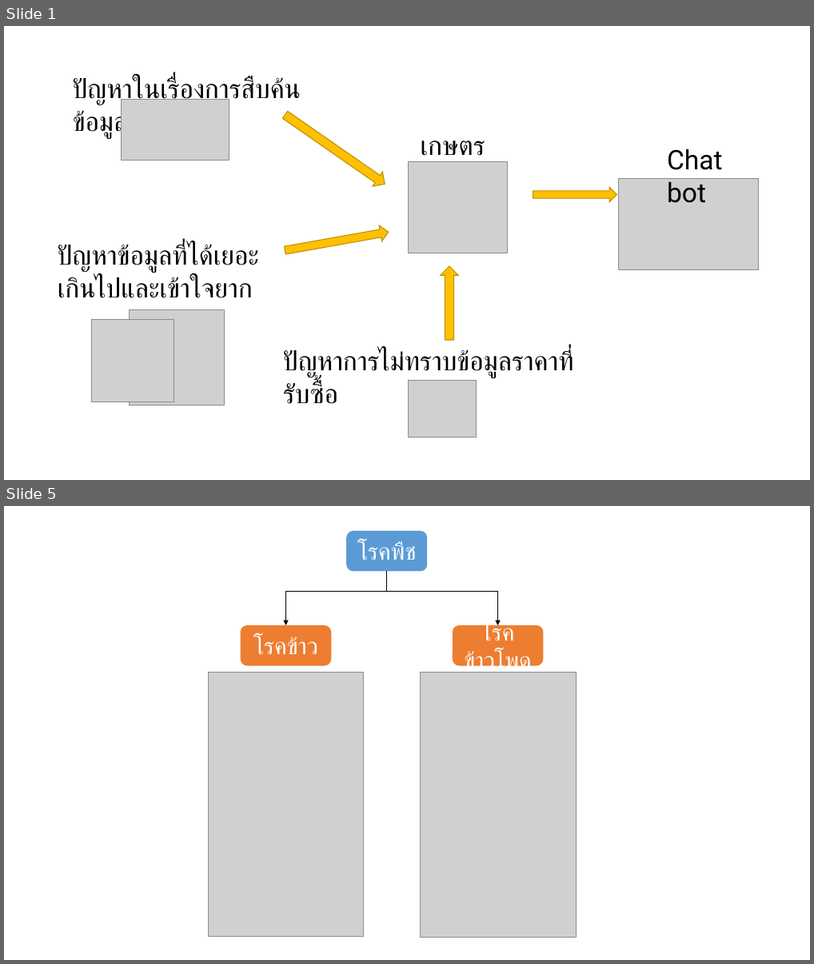
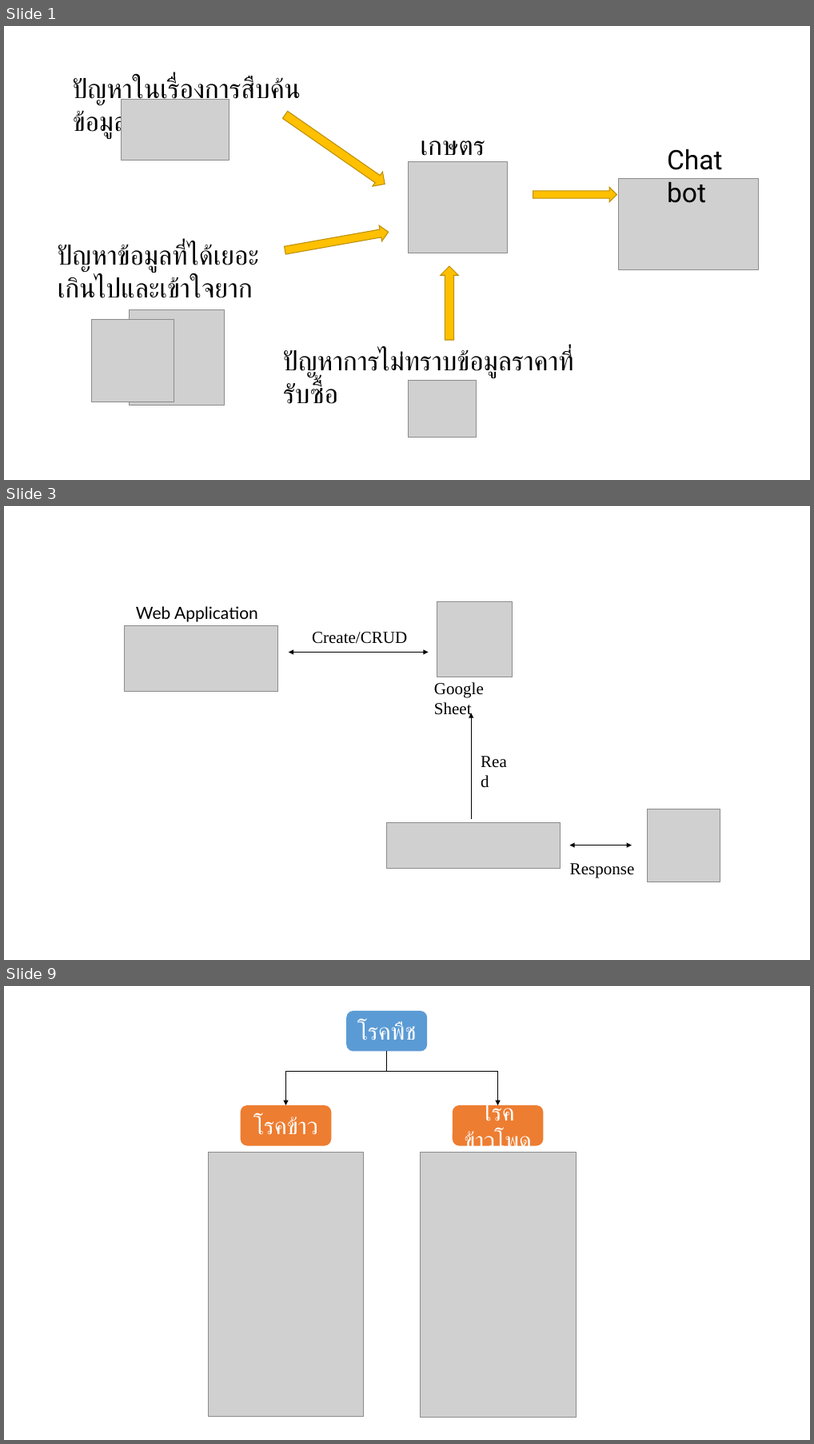
Before and after one commit to Kengkarn/Chatbot_Asset, a slide deck: Flow_Sol_product.pptx. Shown one above the other, each under a label of ours: slides 1 and 5 before the commit, slides 1, 3 and 9 after it; the slides between them are not shown. The pictures are 814x964 and 814x1444 pixels, drawn with LibreOffice and Linux fonts; fonts in the diff are those of the drawing; grey boxes stand for pictures. Boxes give left, top, right and bottom in pixels: in the first picture for what was removed or moved away, otherwise in the second. Text is boxed around its words. In the diff, an @@ line names an element or a change of style, - is before the commit and + after.

```diff
--- a/Flow_Sol_product.pptx
+++ b/Flow_Sol_product.pptx
@@ slide 3 added at [4,506,810,960], background #FFFFFF @@
@@ picture added at [438,601,513,676] @@
@@ text added at [136,606,258,622], 20 pt, text #000000 @@
+Web Application
@@ picture added at [124,626,278,691] @@
@@ text added at [312,632,407,644], 20 pt, text #000000 @@
+Create/CRUD
@@ double arrow added from (289, 652) to (429, 652), #000000 1 pt @@
@@ text added at [434,682,484,718], 20 pt, text #000000 @@
+Google Sheet
@@ arrow added from (472, 819) to (472, 713), #000000 0.5 pt @@
@@ text added at [475,748,520,774], 20 pt, text #000000 @@
+Read
@@ picture added at [648,809,721,882] @@
@@ picture added at [387,822,561,868] @@
@@ double arrow added from (570, 844) to (632, 844), #000000 0.5 pt @@
@@ text added at [570,863,635,878], 20 pt, text #000000 @@
+Response
@@ what was slide 5 is now slide 9 @@
```
Also in this commit, not shown: 2 slides changed, 3 other slides added, 4 other files.
